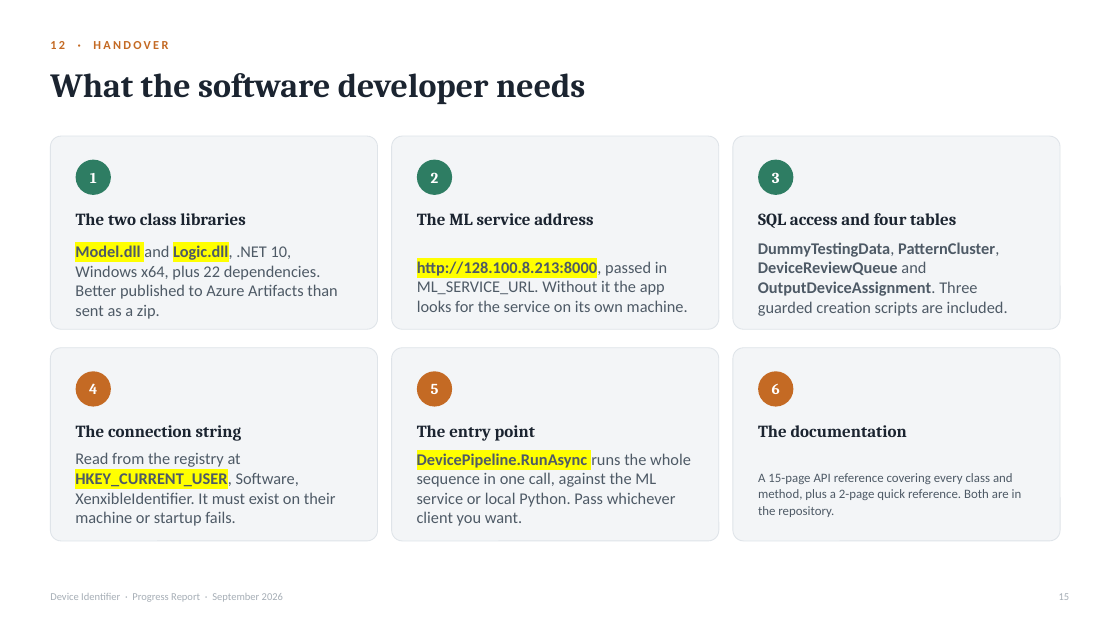
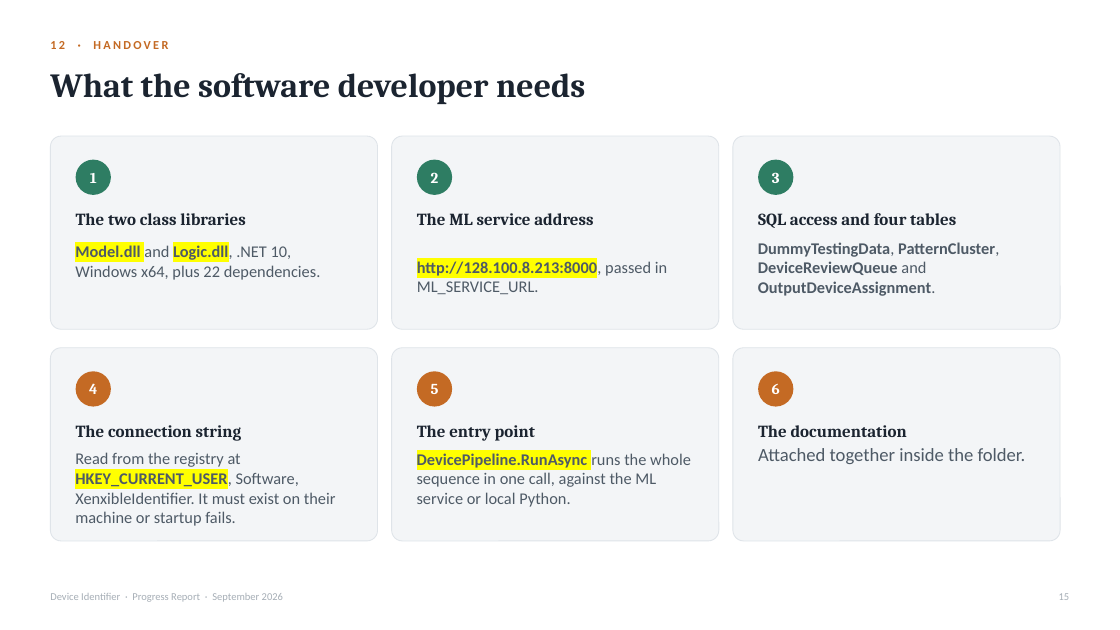
Before and after one commit to Syaziyah30/DeviceCluster, a slide deck: slide 14 of handoff/DeviceIdentifierProgress.pptx (slide 15 before the commit). Drawn at 1120x630 pixels with LibreOffice and Linux fonts; fonts in the diff are those of the drawing. Boxes give left, top, right and bottom in pixels: in the first picture for what was removed or moved away, otherwise in the second. Text is boxed around its words. In the diff, an @@ line names an element or a change of style, - is before the commit and + after.

```diff
--- a/handoff/DeviceIdentifierProgress.pptx
+++ b/handoff/DeviceIdentifierProgress.pptx
@@ text at [75, 244, 321, 280]: text changed @@
-Model.dll and Logic.dll, .NET 10, Windows x64, plus 22 dependencies. Better published to Azure Artifacts than sent as a zip.
+Model.dll and Logic.dll, .NET 10, Windows x64, plus 22 dependencies.
@@ text at [417, 260, 667, 294]: text changed; bold on @@
-http://128.100.8.213:8000, passed in ML_SERVICE_URL. Without it the app looks for the service on its own machine.
+http://128.100.8.213:8000, passed in ML_SERVICE_URL.
@@ text at [758, 242, 999, 296]: text changed @@
-DummyTestingData, PatternCluster, DeviceReviewQueue and OutputDeviceAssignment. Three guarded creation scripts are included.
+DummyTestingData, PatternCluster, DeviceReviewQueue and OutputDeviceAssignment.
@@ text at [758, 448, 1026, 464]: text changed; size 11 to 16 pt @@
-A 15-page API reference covering every class and method, plus a 2-page quick reference. Both are in the repository.
+Attached together inside the folder.
@@ text at [417, 453, 691, 507]: text changed @@
-DevicePipeline.RunAsync runs the whole sequence in one call, against the ML service or local Python. Pass whichever client you want.
+DevicePipeline.RunAsync runs the whole sequence in one call, against the ML service or local Python.
```
Also in this commit, not shown: 4 other slides changed, 1 slide added, 1 other file.
